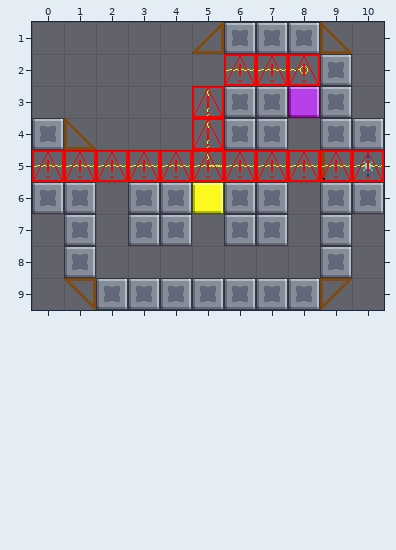
Two versions of a level (Tiled map (JSON), Assets/Level_Editor/TileMap/Room_34.tmj). The first picture shows the starting point.
Cells are 32x32 px. Shown: x 0..10, y 1..9.
After:
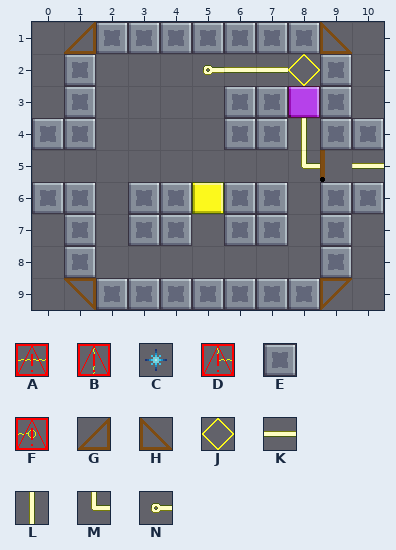
Key: from "tileSet": A 6 "null", B 15 "null", C 20 "star", D 25 "null", E 33 "wall", F 36 "null", G 106 "bridge", H 107 "bridge", J 168 "cable_connect", K 211 "cable_wire", L 220 "cable_wire", M 230 "cable_wire", N 280 "cable_source".
_ is an empty cell.
Tiles replaced or removed in this view: A, B, C, D, F, G, H.
What changed:
Changed rows in their new state; . is an unchanged cell.
Layer "Overlap":
first column x 5:
 2 NKKJ..
 3 _.....
 4 _..L..
 5 ___M.K
Layer "Blocks":
first column x 1:
 1 GEEEE
 2 E....
 3 E....
 4 E....
Layer "line" (removed):
first column x 0:
 5 ___________
